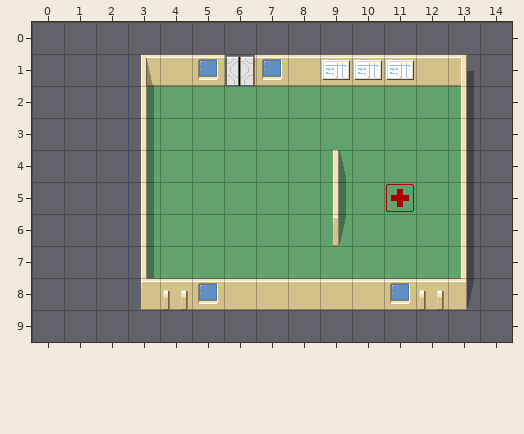
An edit to a level. Tiled map, data/tutorial2.tmx. That is the earlier state.
Cells are 32x32 px. Shown: x 0..14, y 0..9. The old version is drawn lined up with the new one.
New version:
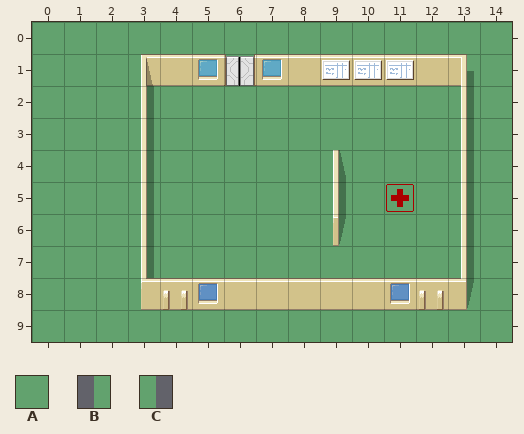
Key: from "hospital_256": A 4, B 20, C 21.
_ is an empty cell, . an unchanged one.
The edit:
map size 24x12 -> 15x10 cells (old content now starts at 0,1; both pictures use the new coordinates)
--- layer "floor"
@@ x 0..14 @@
- 0 _______________
- 1 ____.___.....__
- 2 ___B.........C_
- 3 ___B.........C_
- 4 ___B.........C_
- 5 ___B.........C_
- 6 ___B.........C_
- 7 ___B.........C_
- 8 ____.........__
- 9 _______________
+ 0 AAAAAAAAAAAAAAA
+ 1 AAAA.AAA.....AA
+ 2 AAAA.........AA
+ 3 AAAA.........AA
+ 4 AAAA.........AA
+ 5 AAAA.........AA
+ 6 AAAA.........AA
+ 7 AAAA.........AA
+ 8 AAAA.........AA
+ 9 AAAAAAAAAAAAAAA
Changed places in both pictures, as pixel boxes (x1, y1, x2, y2):
changed: (32, 22, 512, 342)
